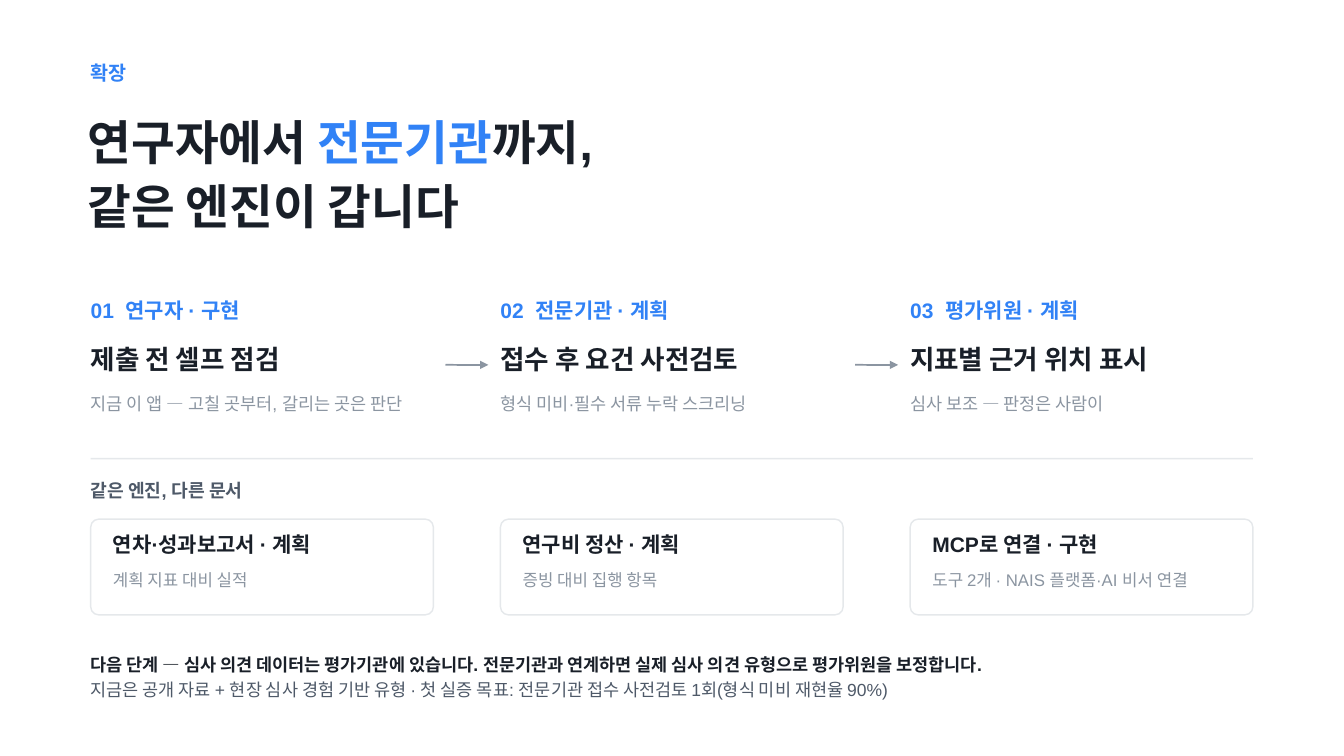
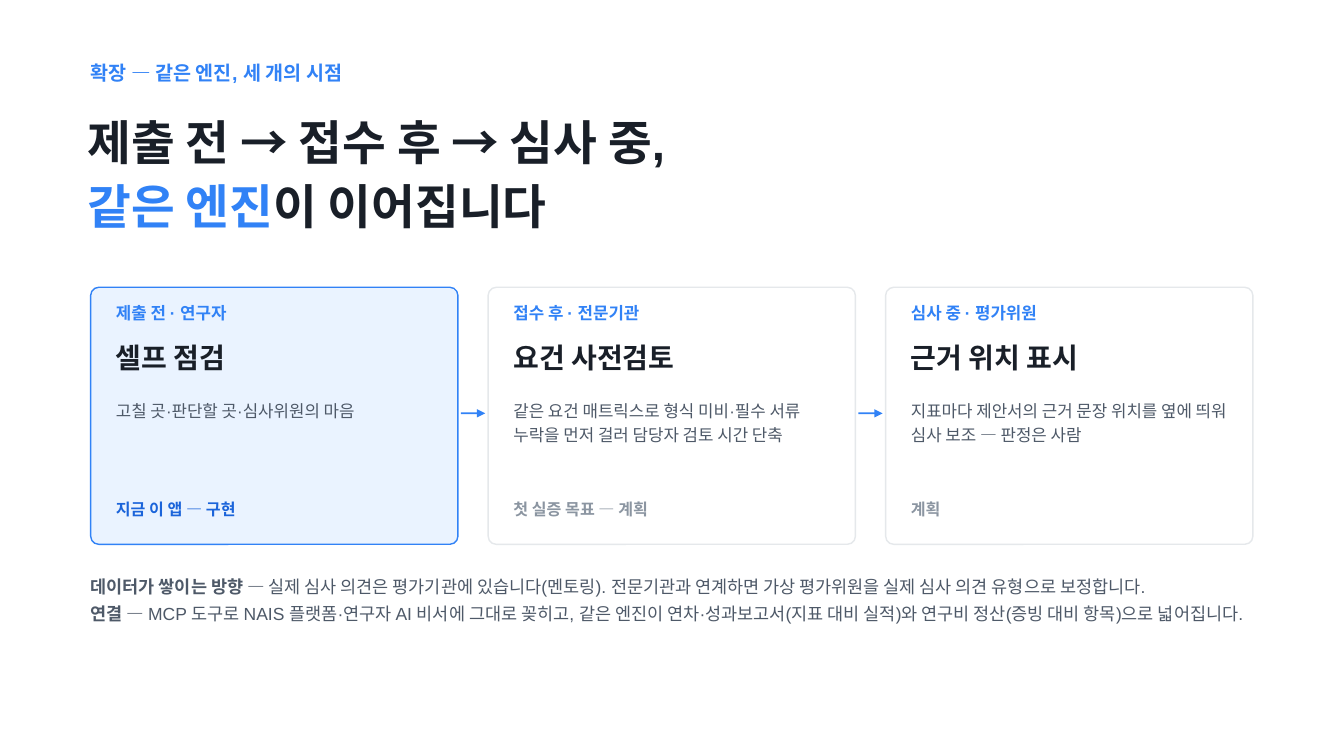
Before and after one commit to Ryugi62/rfp-to-fit, a slide deck: slide 11 of deliver/deck/RFP-to-Fit_루미아.pptx (slide 10 before the commit). Drawn at 1344x756 pixels with LibreOffice and Linux fonts; fonts in the diff are those of the drawing. Boxes give left, top, right and bottom in pixels: in the first picture for what was removed or moved away, otherwise in the second. Text is boxed around its words. In the diff, an @@ line names an element or a change of style, - is before the commit and + after.

```diff
--- a/deliver/deck/RFP-to-Fit_루미아.pptx
+++ b/deliver/deck/RFP-to-Fit_루미아.pptx
@@ text at (91,63,342,83): text changed @@
-확장
+확장 — 같은 엔진, 세 개의 시점
@@ text at (88,120,665,229): text changed @@
-연구자에서 전문기관까지,
-같은 엔진이 갑니다
+제출 전 → 접수 후 → 심사 중,
+같은 엔진이 이어집니다
@@ rounded rectangle added at (91,287,458,544), fill #EAF3FF, outline #3182F6 1 pt @@
@@ rounded rectangle: place and size @@
-rounded rectangle at (500,519,843,615)
+rounded rectangle at (488,287,855,544)
@@ rounded rectangle at (488,287,855,544): proportions changed @@
@@ rounded rectangle at (886,287,1253,544): proportions changed @@
@@ rounded rectangle: place and size @@
-rounded rectangle at (910,519,1253,615)
+rounded rectangle at (886,287,1253,544)
@@ text at (116,305,226,321): text changed; size 15 to 12 pt @@
-01 연구자 · 구현
+제출 전 · 연구자
@@ text at (513,305,640,321): text changed; size 15 to 12 pt @@
-02 전문기관 · 계획
+접수 후 · 전문기관
@@ text at (911,305,1037,321): text changed; size 15 to 12 pt @@
-03 평가위원 · 계획
+심사 중 · 평가위원
@@ text at (116,344,226,371): text changed; size 19 to 20 pt @@
-제출 전 셀프 점검
+셀프 점검
@@ text at (513,344,674,371): text changed; size 19 to 20 pt @@
-접수 후 요건 사전검토
+요건 사전검토
@@ text at (911,344,1079,371): text changed; size 19 to 20 pt @@
-지표별 근거 위치 표시
+근거 위치 표시
@@ text at (116,403,355,419): text changed; size 12.5 to 12 pt; text colour #8B95A1 to #4E5968 @@
-지금 이 앱 — 고칠 곳부터, 갈리는 곳은 판단
+고칠 곳·판단할 곳·심사위원의 마음
@@ arrow moved from (446, 365) - (488, 365) to (461, 413) - (485, 413) @@
@@ arrow (461, 413) - (485, 413): stroke #8B95A1 1.25 pt to #3182F6 1.25 pt @@
@@ text at (513,403,801,443): text changed; size 12.5 to 12 pt; text colour #8B95A1 to #4E5968 @@
-형식 미비·필수 서류 누락 스크리닝
+같은 요건 매트릭스로 형식 미비·필수 서류 누락을 먼저 걸러 담당자 검토 시간 단축
@@ arrow moved from (855, 365) - (898, 365) to (859, 413) - (883, 413) @@
@@ arrow (859, 413) - (883, 413): stroke #8B95A1 1.25 pt to #3182F6 1.25 pt @@
@@ text at (911,403,1227,443): text changed; size 12.5 to 12 pt; text colour #8B95A1 to #4E5968 @@
-심사 보조 — 판정은 사람이
+지표마다 제안서의 근거 문장 위치를 옆에 띄워 심사 보조 — 판정은 사람
@@ line removed from (91, 459) to (1253, 459) @@
@@ text removed at (91,481,242,500) @@
-같은 엔진, 다른 문서
@@ text added at (116,501,236,517), 11.5 pt, text #1B64DA, bold @@
+지금 이 앱 — 구현
@@ text at (513,501,648,517): text changed; size 15 to 11.5 pt; text colour #191F28 to #8B95A1 @@
-연구비 정산 · 계획
+첫 실증 목표 — 계획
@@ text added at (911,501,941,517), 11.5 pt, text #8B95A1, bold @@
+계획
@@ rounded rectangle removed at (91,519,434,615) @@
@@ text removed at (113,534,312,554) @@
-연차·성과보고서 · 계획
@@ text removed at (932,534,1098,554) @@
-MCP로 연결 · 구현
@@ text at (91,578,1243,624): text changed; text colour #191F28 to #4E5968; bold off @@
-다음 단계 — 심사 의견 데이터는 평가기관에 있습니다. 전문기관과 연계하면 실제 심사 의견 유형으로 평가위원을 보정합니다.
-지금은 공개 자료 + 현장 심사 경험 기반 유형 · 첫 실증 목표: 전문기관 접수 사전검토 1회(형식 미비 재현율 90%)
+데이터가 쌓이는 방향 — 실제 심사 의견은 평가기관에 있습니다(멘토링). 전문기관과 연계하면 가상 평가위원을 실제 심사 의견 유형으로 보정합니다.
+연결 — MCP 도구로 NAIS 플랫폼·연구자 AI 비서에 그대로 꽂히고, 같은 엔진이 연차·성과보고서(지표 대비 실적)와 연구비 정산(증빙 대비 항목)으로 넓어집니다.
@@ text removed at (113,572,248,587) @@
-계획 지표 대비 실적
@@ text removed at (523,572,657,587) @@
-증빙 대비 집행 항목
@@ text removed at (932,572,1188,587) @@
-도구 2개 · NAIS 플랫폼·AI 비서 연결
```
Also in this commit, not shown: 4 other slides changed, 7 slides added, 6 slides removed, 18 other files.
